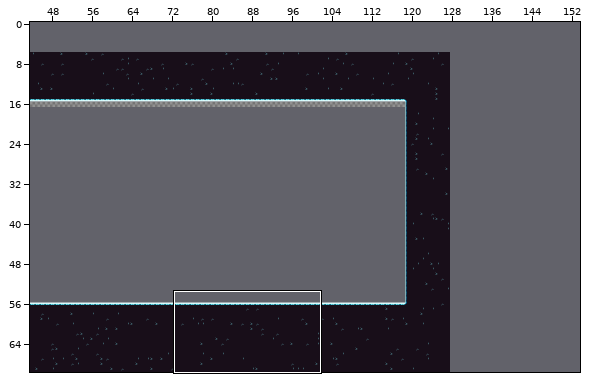
Two versions of a level (Tiled map, Assets/_Tilemap/Winter/WinterBoss_1/WinterBoss_1.tmx). The picture above shows the old version from afar; the outline marks the close-up.
Close-up. Earlier state:
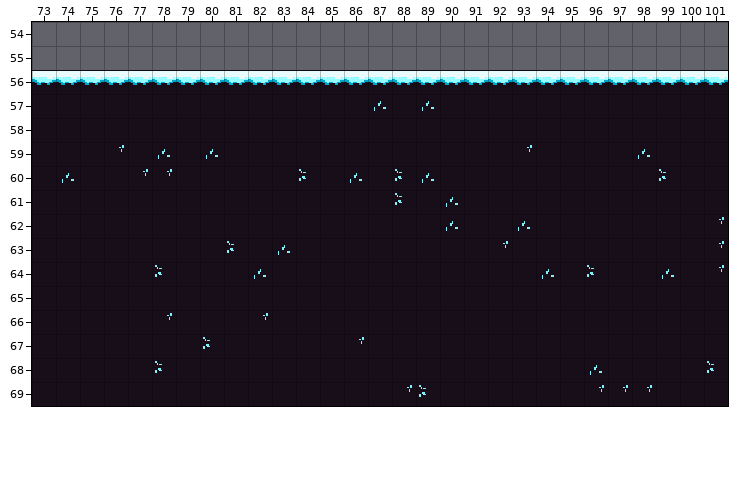
Cells are 16x16 px. Shown: x 73..101, y 54..69. The commit also changed other parts of the map, which this record leaves out. The old version is drawn lined up with the new one.
And afterwards:
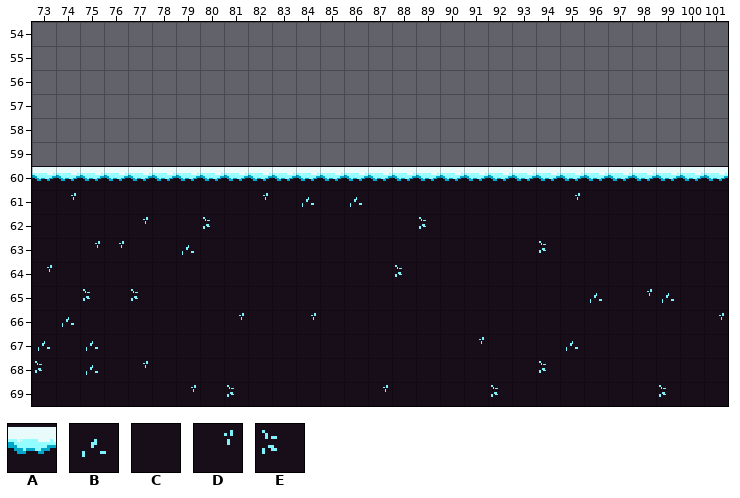
Key: from "Winter": A 1, B 13, C 17, D 29, E 45.
_ is an empty cell.
What changed:
map size 128x64 -> 200x70 cells (old content now starts at 0,6; both pictures use the new coordinates)
Layer "prototype":
The tile that lay hidden is gone in rows 56 to 59 at x 73 to 101.
Layer "groundPrototype":
The tile that lay hidden is gone in rows 56 to 59 at x 73 to 101.
Layer "Map":
There is now tile A in row 60 at x 74, 77 to 78, 84, 86, 88 to 89 and 99.
The edit turns tile C into tile A in row 60 at x 73, 75 to 76, 79 to 83, 85, 87, 90 to 98 and 100 to 101.
The tile that lay hidden is gone in row 57 at x 87 and 89; in row 59 at x 76, 78, 80, 93 and 98.
Tile A is gone in row 56 at x 73 to 101.
Tile C is gone in row 57 at x 73 to 86, 88 and 90 to 101; in row 58 at x 73 to 101; in row 59 at x 73 to 75, 77, 79, 81 to 92, 94 to 97 and 99 to 101.
Layer "Decorated":
There is now tile B in row 61 at x 84 and 86; in row 63 at x 79; in row 65 at x 96 and 99; in row 66 at x 74; in row 67 at x 73, 75 and 95; in row 68 at x 75.
There is now tile D in row 61 at x 74, 82 and 95; in row 62 at x 77; in row 63 at x 75 to 76; in row 64 at x 73; in row 65 at x 98; in row 66 at x 81, 84 and 101.
There is now tile D in row 67 at x 91; in row 68 at x 77; in row 69 at x 79 and 87.
There is now tile E in row 62 at x 80 and 89; in row 63 at x 94; in row 64 at x 88; in row 65 at x 75 and 77; in row 68 at x 73 and 94; in row 69 at x 81, 92 and 99.
Tile B is gone in row 57 at x 87 and 89; in row 59 at x 78, 80 and 98; in row 60 at x 74, 86 and 89; in row 61 at x 90; in row 62 at x 90 and 93; in row 63 at x 83.
Tile B is gone in row 64 at x 82, 94 and 99; in row 68 at x 96.
Tile D is gone in row 59 at x 76 and 93; in row 60 at x 77 to 78; in row 62 at x 101; in row 63 at x 92 and 101; in row 64 at x 101; in row 66 at x 78 and 82.
Tile D is gone in row 67 at x 86; in row 69 at x 88 and 96 to 98.
Tile E is gone in row 60 at x 84, 88 and 99; in row 61 at x 88; in row 63 at x 81; in row 64 at x 78 and 96; in row 67 at x 80; in row 68 at x 78 and 101.
Tile E is gone in row 69 at x 89.
